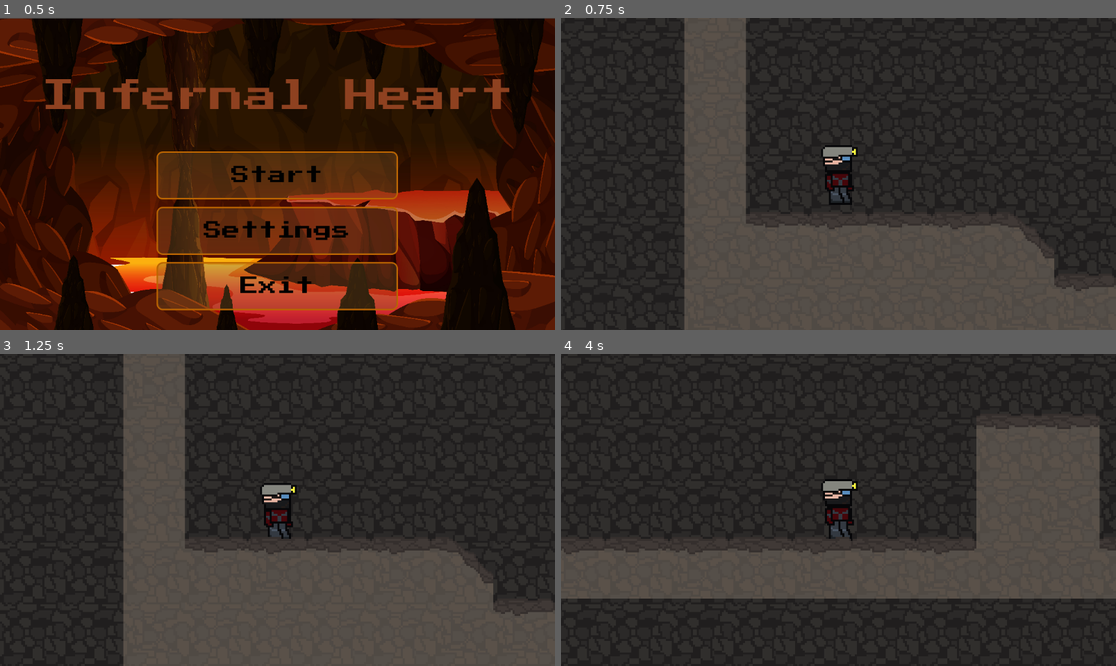
Above: before the commit, frames 1-4 (two rows, left to right).
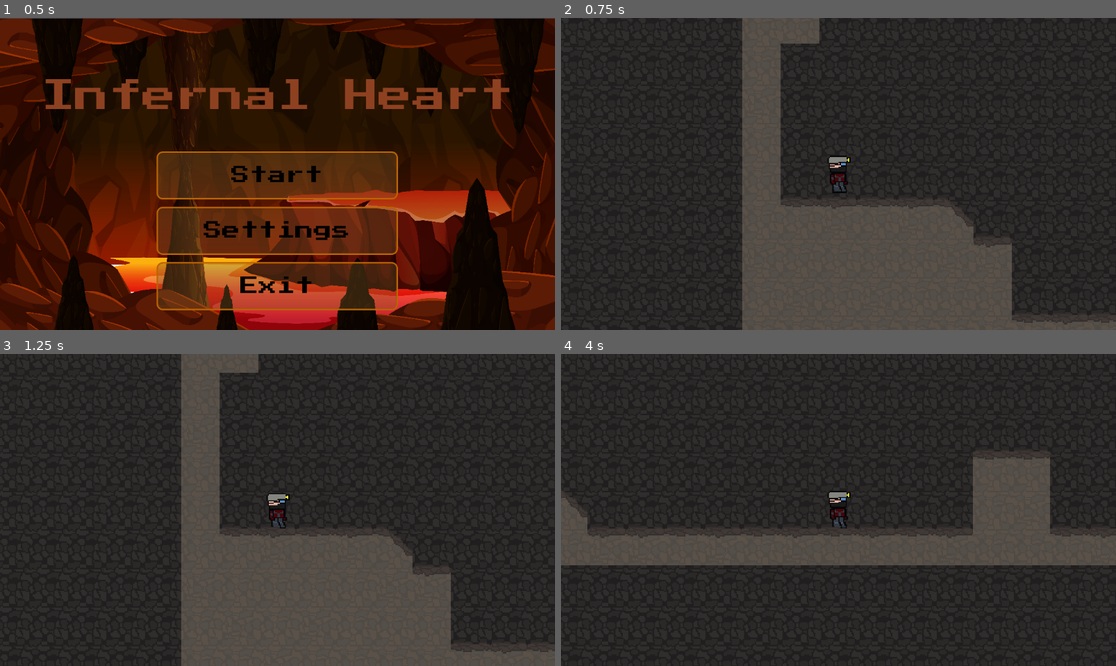
Above: after the commit, the same moments.

Repository: AffanKhan261/Godot_Campfire_Game_Repo
Game: Godot game, scene res://scenes/main_menu.tscn
Same seed, same stepped clock (60 frames per second), same inputs: the game is played once before the commit and once after it.
Inputs:
- Up to frame 1 (0.5 s): no input
- Up to frame 2 (0.75 s): click "Start" at 0.5 s
- Up to frame 3 (1.25 s): no input
- Up to frame 4 (4 s): hold Right (move_right) 1.28-2.78 s; tap Space (jump) at 1.35, 1.52, 1.82, 2.27, 2.3, 2.57, 2.85, 3.77, 3.8 s; tap Shift (speed_dash) at 2.1, 3.6 s; hold Left (move_left) 2.78-3.53 s; hold Right (move_right) from 3.53 s (still down)

Frame 1 is identical in both runs. In frame 2, 21% of the frame differs, in the area x 22-100%, y 0-100%; in frame 3, 21%; in frame 4, 19%.

Commit message:
slowed down player speed, increased camera size

Diff:
--- a/scenes/level_1.tscn
+++ b/scenes/level_1.tscn
@@ -77,7 +77,7 @@
 collision_mask = 1
 
 [node name="Camera2D" type="Camera2D" parent="MinerPlayer" unique_id=859660151]
-zoom = Vector2(4, 4)
+zoom = Vector2(2.5, 2.5)
 
 [node name="AudioStreamPlayer2D" type="AudioStreamPlayer2D" parent="." unique_id=1307639341]
 stream = ExtResource("4_5xbjy")
--- a/scripts/global.gd
+++ b/scripts/global.gd
@@ -1,19 +1,3 @@
 extends Node
 
-#miner_player stat variables, start
-var SPEED := 300.0
-var DASH_SPEED := 520.0
-var DASH_ACCEL := 2200.0
-var WALK_ACCEL := 1800.0
-var FRICTION := 2200.0
-
-var JUMP_VELOCITY := -400.0
-var DOUBLE_JUMP_VELOCITY := -380.0
-var MAX_JUMPS := 2
-
-# Wall jump
-var WALL_JUMP_PUSH := 420.0     # horizontal push away from wall
-var WALL_JUMP_VELOCITY := -420.0
-var WALL_STICK_TIME := 0.12     # grace time after touching a wall
-var WALL_STICK_TIMER := 0.0
-#miner_player stat variables, end
+var walljump_access = true
--- a/scripts/miner_player.gd
+++ b/scripts/miner_player.gd
@@ -3,7 +3,7 @@
 @onready var animated_sprite: AnimatedSprite2D = $AnimatedSprite2D
 
 # ---------------- MOVE ----------------
-const SPEED: float = 300.0
+const SPEED: float = 250.0
 const WALK_ACCEL: float = 1800.0
 const FRICTION: float = 2200.0
 
@@ -11,13 +11,13 @@
 const JUMP_VELOCITY: float = -400.0
 const DOUBLE_JUMP_VELOCITY: float = -380.0
 const MAX_JUMPS: int = 2
-var jumps_left: int = MAX_JUMPS
+var JUMPS_LEFT: int = MAX_JUMPS
 
 # ---------------- WALL JUMP -----------
 const WALL_JUMP_PUSH: float = 420.0
 const WALL_JUMP_VELOCITY: float = -420.0
 const WALL_STICK_TIME: float = 0.12
-var wall_stick_timer: float = 0.0
+var WALL_STICK_TIMER: float = 0.0
 
 # ---------------- DASH (tap dash, action = speed_dash) ----------------
 const DASH_SPEED: float = 600.0
@@ -56,9 +56,9 @@
 
 	# Wall contact grace timer (only while in air, and not dashing)
 	if not is_on_floor() and not is_dashing and is_on_wall_only():
-		wall_stick_timer = WALL_STICK_TIME
-	else:
-		wall_stick_timer = maxf(0.0, wall_stick_timer - delta)
+		WALL_STICK_TIMER = WALL_STICK_TIME
+	else:
+		WALL_STICK_TIMER = maxf(0.0, WALL_STICK_TIMER - delta)
 
 	# Jump / double jump / wall jump
 	if not is_dashing:
@@ -85,7 +85,7 @@
 func _post_move_floor_reset() -> void:
 	var on_floor_now: bool = is_on_floor()
 	if on_floor_now and not was_on_floor:
-		jumps_left = MAX_JUMPS
+		JUMPS_LEFT = MAX_JUMPS
 	was_on_floor = on_floor_now
 
 # ---------------- HORIZONTAL MOVEMENT ----------------
@@ -105,27 +105,27 @@
 		return
 
 	# Wall jump has priority if we're touching a wall (or within grace window) and not on floor
-	if not is_on_floor() and (is_on_wall_only() or wall_stick_timer > 0.0):
+	if not is_on_floor() and (is_on_wall_only() or WALL_STICK_TIMER > 0.0):
 		var n: Vector2 = get_wall_normal()
 		velocity.y = WALL_JUMP_VELOCITY
 		velocity.x = n.x * WALL_JUMP_PUSH
 
 		# IMPORTANT: wall jump does NOT reset/refund double jump
-		# jumps_left stays as-is
+		# JUMPS_LEFT stays as-is
 
 		if absf(velocity.x) > 0.01:
 			facing = -1 if velocity.x < 0.0 else 1
 
-		wall_stick_timer = 0.0
+		WALL_STICK_TIMER = 0.0
 		return
 
 	# Normal jump / double jump
-	if jumps_left > 0:
-		if jumps_left == MAX_JUMPS:
+	if JUMPS_LEFT > 0:
+		if JUMPS_LEFT == MAX_JUMPS:
 			velocity.y = JUMP_VELOCITY
 		else:
 			velocity.y = DOUBLE_JUMP_VELOCITY
-		jumps_left -= 1
+		JUMPS_LEFT -= 1
 
 # ---------------- DASH ----------------
 func _try_start_dash() -> void:
